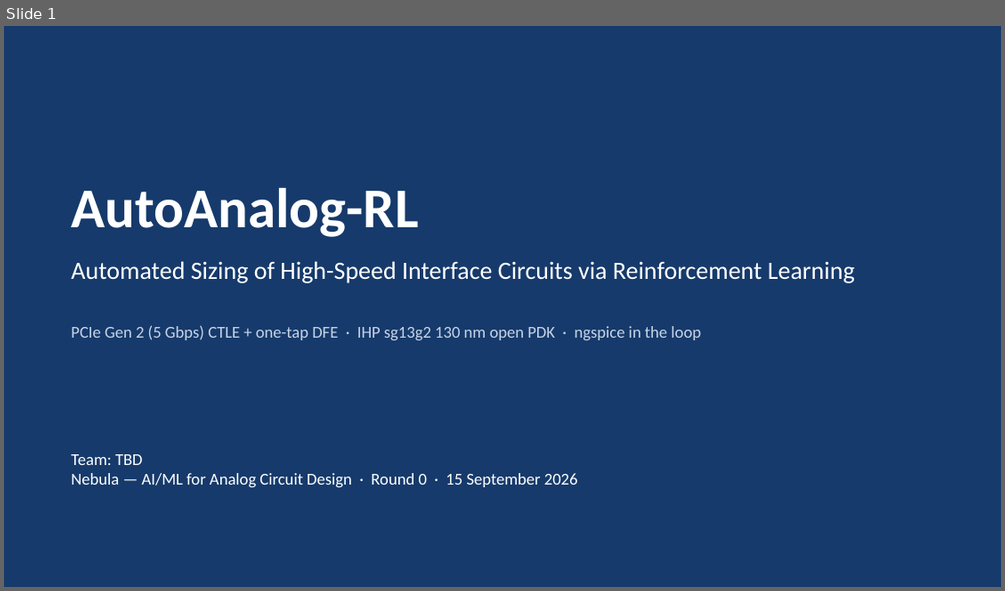
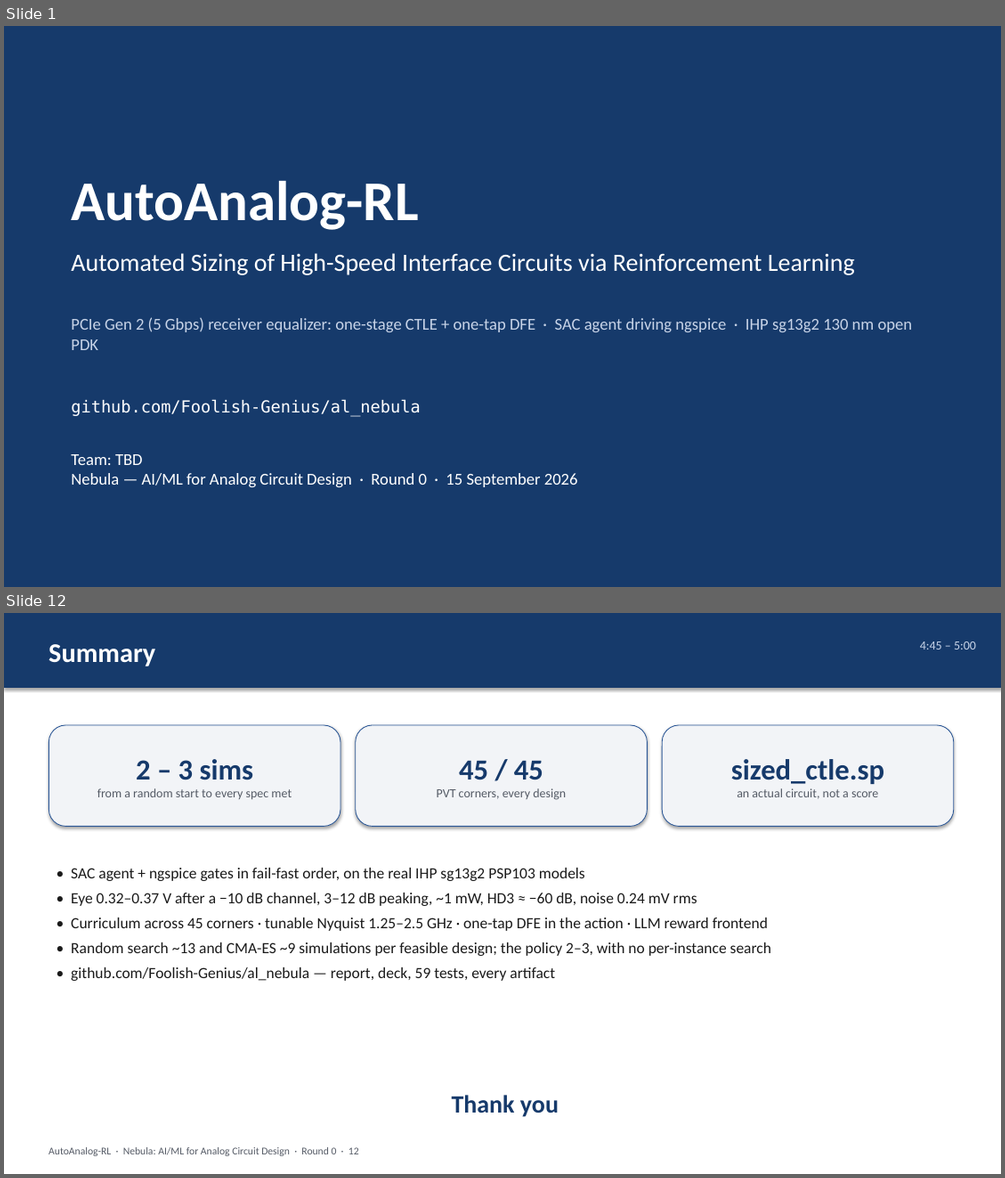
Before and after one commit to Foolish-Genius/al_nebula, a slide deck: docs/report/AutoAnalog-RL_deck.pptx. Shown one above the other, each under a label of ours: slide 1 before the commit, slides 1 and 12 after it; the slides between them are not shown. The pictures are 1005x591 and 1005x1178 pixels, drawn with LibreOffice and Linux fonts; fonts in the diff are those of the drawing. Boxes give left, top, right and bottom in pixels: in the first picture for what was removed or moved away, otherwise in the second. Text is boxed around its words. In the diff, an @@ line names an element or a change of style, - is before the commit and + after.

```diff
--- a/docs/report/AutoAnalog-RL_deck.pptx
+++ b/docs/report/AutoAnalog-RL_deck.pptx
@@ slide 12 added at bbox=[4, 613, 1001, 1174], background #FFFFFF @@
@@ rectangle added at bbox=[4, 613, 1001, 688], fill #163A6B @@
@@ text added at bbox=[48, 644, 155, 666], 26 pt, text #FFFFFF, bold @@
+Summary
@@ text added at bbox=[920, 641, 976, 649], 12 pt, text #C8D4E8 @@
+4:45 – 5:00
@@ rounded rectangle added at bbox=[48, 725, 340, 826], fill #F2F4F7, outline #2B5797 0.75 pt, 12 pt, text #555B66 @@
+2 – 3 sims
+from a random start to every spec met
@@ rounded rectangle added at bbox=[356, 725, 647, 826], fill #F2F4F7, outline #2B5797 0.75 pt, 12 pt, text #555B66 @@
+45 / 45
+PVT corners, every design
@@ rounded rectangle added at bbox=[662, 725, 954, 826], fill #F2F4F7, outline #2B5797 0.75 pt, 12 pt, text #555B66 @@
+sized_ctle.sp
+an actual circuit, not a score
@@ text added at bbox=[71, 868, 771, 981], 15 pt, text #1A1A1A @@
+• SAC agent + ngspice gates in fail-fast order, on the real IHP sg13g2 PSP103 models
+• Eye 0.32–0.37 V after a −10 dB channel, 3–12 dB peaking, ~1 mW, HD3 ≈ −60 dB, noise 0.24 mV rms
+• Curriculum across 45 corners · tunable Nyquist 1.25–2.5 GHz · one-tap DFE in the action · LLM reward frontend
+• Random search ~13 and CMA-ES ~9 simulations per feasible design; the policy 2–3, with no per-instance search
+• github.com/Foolish-Genius/al_nebula — report, deck, 59 tests, every artifact
@@ text added at bbox=[452, 1094, 558, 1117], 24 pt, text #163A6B, bold @@
+Thank you
@@ text added at bbox=[48, 1147, 359, 1156], 10 pt, text #555B66 @@
+AutoAnalog-RL · Nebula: AI/ML for Analog Circuit Design · Round 0 · 12
@@ slide 1 changed as well @@
@@ text "AutoAnalog-RL": place and size @@
-text "AutoAnalog-RL" at bbox=[71, 187, 418, 237]
+text "AutoAnalog-RL" at bbox=[71, 180, 418, 230]
@@ text "Automated Sizing of High-Speed Interface ...": place and size @@
-text "Automated Sizing of High-Speed Interface ..." at bbox=[71, 261, 855, 283]
+text "Automated Sizing of High-Speed Interface ..." at bbox=[71, 253, 855, 275]
@@ text at bbox=[71, 317, 913, 350]: text changed @@
-PCIe Gen 2 (5 Gbps) CTLE + one-tap DFE · IHP sg13g2 130 nm open PDK · ngspice in the loop
+PCIe Gen 2 (5 Gbps) receiver equalizer: one-stage CTLE + one-tap DFE · SAC agent driving ngspice · IHP sg13g2 130 nm open PDK
@@ text added at bbox=[71, 399, 420, 417], 16 pt, text #FFFFFF @@
+github.com/Foolish-Genius/al_nebula
```
Also in this commit, not shown: 3 other slides changed, 7 other slides added, 11 slides removed, 2 other files.
